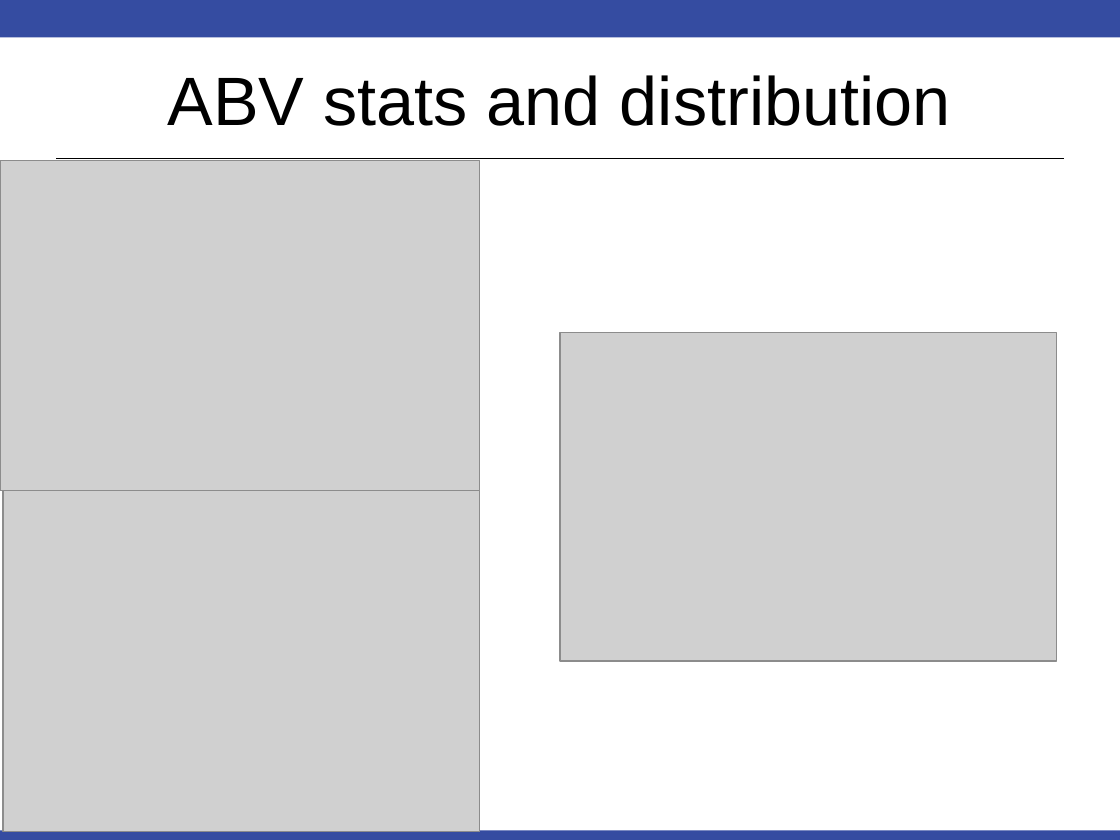
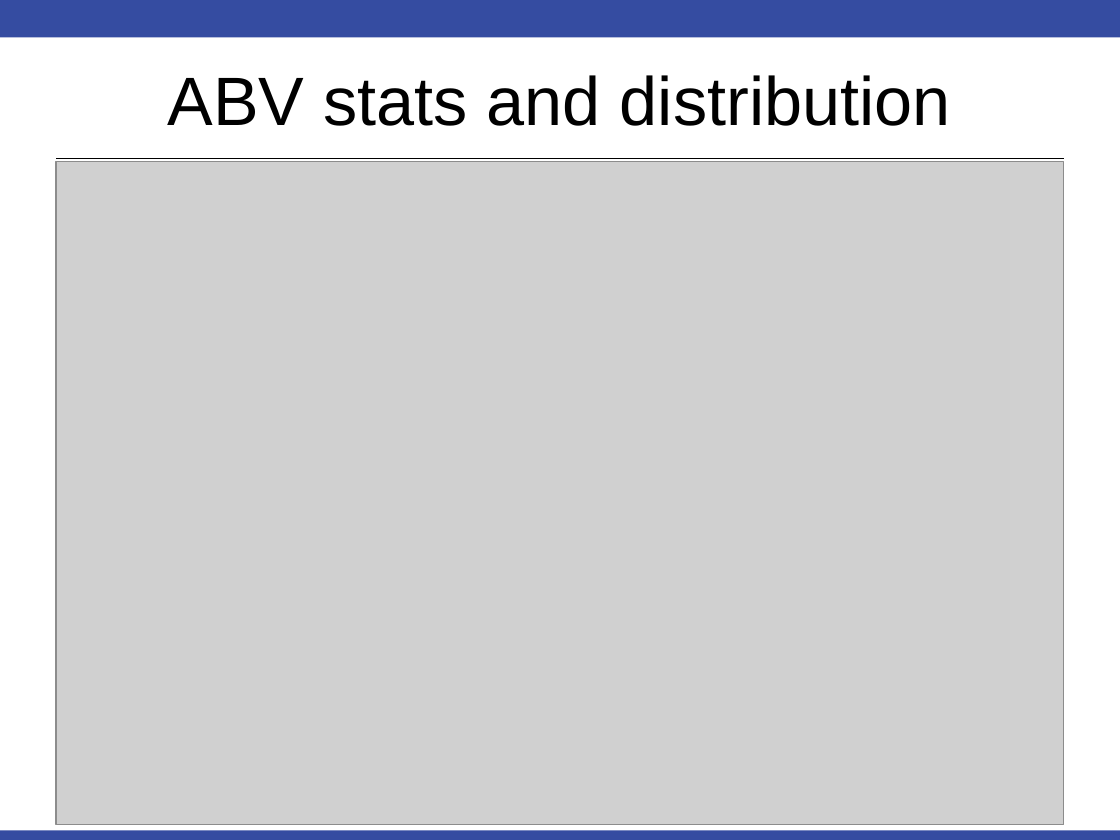
Before and after one commit to mbhedge/Unit_8_Preso, a slide deck: slide 8 of Unit 9 Case Study_Nelson_Hedge.pptx (slide 11 before the commit). Drawn at 1120x840 pixels with LibreOffice and Linux fonts; fonts in the diff are those of the drawing; grey boxes stand for pictures. Boxes give left, top, right and bottom in pixels: in the first picture for what was removed or moved away, otherwise in the second. Text is boxed around its words. In the diff, an @@ line names an element or a change of style, - is before the commit and + after.

```diff
--- a/Unit 9 Case Study_Nelson_Hedge.pptx
+++ b/Unit 9 Case Study_Nelson_Hedge.pptx
@@ picture removed at [0,160,479,491] @@
@@ picture added at [56,162,1064,825] @@
@@ picture removed at [560,333,1056,661] @@
@@ picture removed at [3,491,480,832] @@
```
Also in this commit, not shown: 6 other slides changed, 4 slides added, 6 slides removed.
